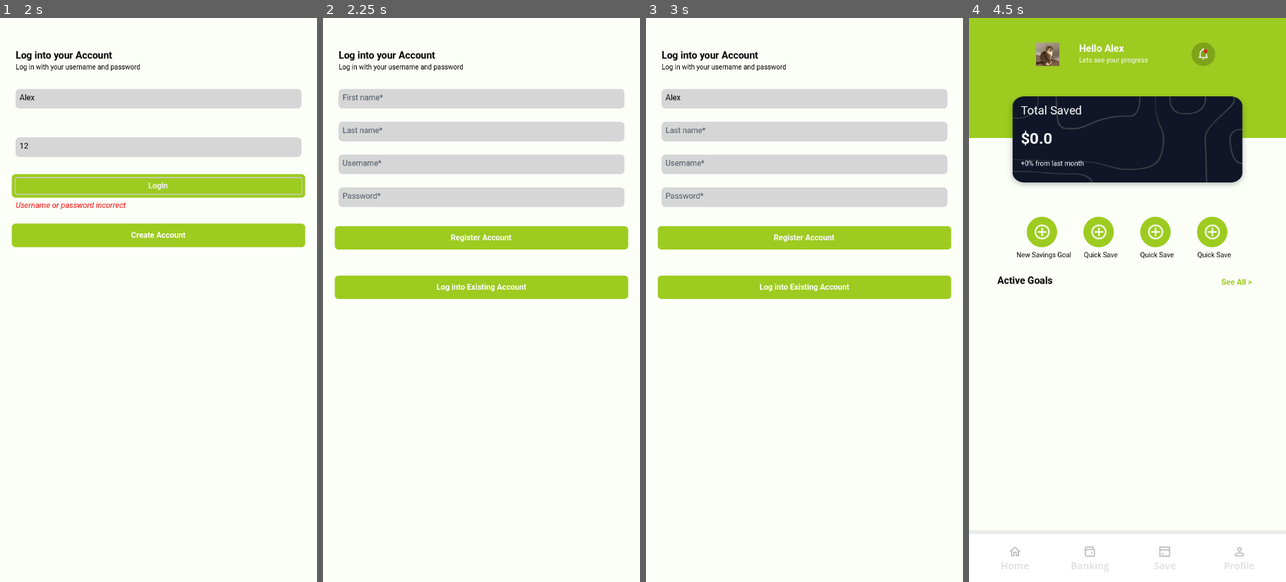
Above: before the commit, frames 1-4 (left to right).
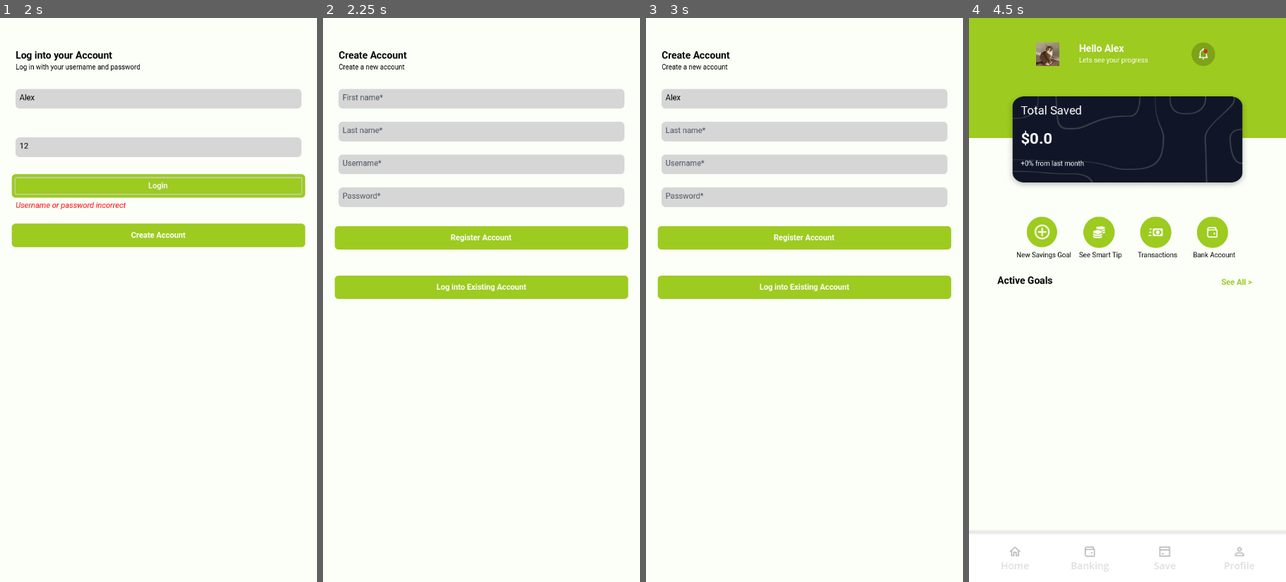
Above: after the commit, the same moments.

Repository: JUB-Yoush/4443-project
Game: Godot game, scene res://views/login.tscn
Two runs of this game, one before a commit and one after it. Both use one fixed random seed, a clock stepped at 60 frames per second and the inputs below.
Inputs (mouse positions are in pixels of both pictures, inside the frame that each line leads up to):
- Up to frame 1 (2 s): click (158, 96) at 0.52 s; type "Alex" at 0.6 s; click (158, 147) at 0.75 s; type "12" at 0.83 s; click "Login" at 1.25 s
- Up to frame 2 (2.25 s): click "Create Account" at 2 s
- Up to frame 3 (3 s): click (804, 96) at 2.77 s; type "Alex" at 2.85 s
- Up to frame 4 (4.5 s): click (1127, 130) at 3 s; type "Alex" at 3.08 s; click (1127, 164) at 3.23 s; type "Alex" at 3.32 s; click (1127, 198) at 3.52 s; type "12" at 3.6 s; click "Register Account" at 4.25 s

Frame 1 is identical in both runs. In frame 2, 0.5% of the frame differs, in the area x 4-45%, y 5-10%; in frame 3, 0.5%; in frame 4, 0.7%, in the area x 34-84%, y 35-43%.

Commit message:
done?

Diff:
--- a/new_game_project/controllers/saving_goal_maker.gd
+++ b/new_game_project/controllers/saving_goal_maker.gd
@@ -57,6 +57,7 @@
 	$%GoalNameEntry.text_changed.connect(func(value:String): goal_name = value )
 
 	$%Submit.pressed.connect(submit)
+	$%Return.pressed.connect(func(): get_tree().change_scene_to_file("res://views/home.tscn"))
 
 func change_trigger(new_trigger:SavingsType) -> void:
 	current_trigger = new_trigger
@@ -81,6 +82,7 @@
 	g.saving_type = current_trigger
 	g.freq = freq
 	g.end_date = datePickerPanel.get_date_data()
+	g.creation_date = Time.get_date_dict_from_system()
 	g.goal_amount = goal_amount
 	g.regular_savings_amount= regular_savings_amount
 	g.percentage_saved = percentage_saved
--- a/new_game_project/controllers/signup.gd
+++ b/new_game_project/controllers/signup.gd
@@ -47,7 +47,7 @@
 	if !valid_input():
 		return
 	if DBController.get_user(userName.text) != null:
-		$%RegisterError.text = "user already exists, please log in"
+		$%RegisterError.text = "username already exists, please log in"
 		return
 	var user = make_user()
 	DBController.add_user(user)
--- a/new_game_project/home.gd
+++ b/new_game_project/home.gd
@@ -7,6 +7,7 @@
 	$%SavedLabel.text = "[b]$" + str(DBController.get_logged_in_user().get_total_saved()) + "[/b]"
 	$%SeeAllButton.pressed.connect(func(): get_tree().change_scene_to_file("res://views/saving_goals_viewer.tscn"))
 	$%NewGoalButton.pressed.connect(func(): get_tree().change_scene_to_file("res://views/saving_goal_maker.tscn"))
+	$%BankAccount.pressed.connect(func(): get_tree().change_scene_to_file("res://views/linkbank.tscn"))
 	populate_goals()
 
 
--- a/new_game_project/models/goal.gd
+++ b/new_game_project/models/goal.gd
@@ -19,6 +19,7 @@
 @export var saving_type:SavingsType
 @export var freq:SavingsFreq
 @export var end_date:Dictionary
+@export var creation_date:Dictionary
 @export var goal_amount:int
 @export var regular_savings_amount:int
 @export var percentage_saved:int
--- a/new_game_project/models/linkbank.gd
+++ b/new_game_project/models/linkbank.gd
@@ -15,11 +15,11 @@
 
 @onready var bank_selected_text:RichTextLabel = $PanelContainer/MarginContainer2/VBoxContainer/RichTextLabel2
 
-var selectedBank=""; #Should change based on what the user's preference is
+var selectedBank:=""; #Should change based on what the user's preference is
 
 func _ready() -> void:
 	return_btn.pressed.connect(func(): get_tree().change_scene_to_file("res://views/home.tscn"))
-
+	selectedBank = DBController.get_logged_in_user().bank
 	#Initial check for user's existance bank preference
 	if selectedBank == "Bank of Montreal (BMO)":
 		BMO_btn.button_pressed = true
@@ -29,6 +29,7 @@
 		RBC_btn.button_pressed = true
 
 	confirm_bank_btn.pressed.connect(saving_button_select)
+	$%Return.pressed.connect(func(): get_tree().change_scene_to_file("res://views/home.tscn"))
 
 
 func saving_button_select():
@@ -41,6 +42,8 @@
 		"BMOBtn":
 			selectedBank = "Bank of Montreal (BMO)"
 
+	DBController.get_logged_in_user().bank = selectedBank
+	DBController.save()
 	bank_selected_text.text = selectedBank
 	bank_selection.visible = false
 	confirm_bank_selection.visible = true
--- a/new_game_project/models/saving_goal_details.gd
+++ b/new_game_project/models/saving_goal_details.gd
@@ -2,6 +2,7 @@
 
 @onready var return_btn:Button = $PanelContainer/MarginContainer/VBoxContainer/Button2
 var goal:Goal
+const GOAL_TYPE_MAP = ["Spending","Regular","Deposit"]
 
 func _ready() -> void:
 	goal = DBController.get_db().current_goal
@@ -14,3 +15,5 @@
 	$%DueText.text =  DBController.make_bold("Due: " + DBController.date_to_string(goal.end_date))
 	$%DaysRemaining.text = DBController.make_bold(str(DBController.get_days_between(Time.get_unix_time_from_system(),Time.get_unix_time_from_datetime_dict(goal.end_date))) + " Days Remaining")
 	$%GoalFractionAmount.text = DBController.make_bold("Goal ($): ") + str(goal.current_amount) + "/" + str(goal.goal_amount)
+	$%CreatedLabel.text = DBController.make_bold("Created: ") + DBController.date_to_string(goal.creation_date)
+	$%SavingPlanLabel.text = "[b]Saving Plan:[/b] " + GOAL_TYPE_MAP[goal.saving_type]
--- a/new_game_project/models/user.gd
+++ b/new_game_project/models/user.gd
@@ -9,6 +9,8 @@
 @export var account_creation_date:Dictionary
 
 @export var goals: Array[Goal]
+
+@export var bank:String = "Bank of Montreal (BMO)"
 
 func get_users_name():
 	return fname+" "+ lname
--- a/new_game_project/views/active_goal_widget.tscn
+++ b/new_game_project/views/active_goal_widget.tscn
@@ -2,7 +2,7 @@
 
 [ext_resource type="Theme" uid="uid://b8o6p1tkrcyh8" path="res://assets/themes/mainScreen.tres" id="1_5q0xn"]
 [ext_resource type="Script" uid="uid://cajprugp8cum0" path="res://controllers/active_goal_widget.gd" id="1_tad24"]
-[ext_resource type="Texture2D" uid="uid://ivq75inn0s3l" path="res://assets/ui/money.png" id="3_tad24"]
+[ext_resource type="Texture2D" uid="uid://bhse3s1xiw26b" path="res://assets/ui/icons/Calendar.png" id="3_tad24"]
 
 [sub_resource type="StyleBoxFlat" id="StyleBoxFlat_4a754"]
 bg_color = Color(0.873298, 0.873298, 0.873298, 1)
--- a/new_game_project/views/home.tscn
+++ b/new_game_project/views/home.tscn
@@ -8,8 +8,11 @@
 [ext_resource type="Texture2D" uid="uid://fc4ow5kjqkj6" path="res://assets/ui/icons/gg_add.png" id="5_n66jl"]
 [ext_resource type="Texture2D" uid="uid://jx6dkqflmh10" path="res://assets/ui/Home Card(1).png" id="5_r6kda"]
 [ext_resource type="PackedScene" uid="uid://cvq00dll7ofrn" path="res://views/navbar.tscn" id="7_pem21"]
+[ext_resource type="Texture2D" uid="uid://clt1ng8w7hf2d" path="res://assets/ui/icons/money.png" id="8_0ulm4"]
 [ext_resource type="FontFile" uid="uid://xgqmaqr2oy03" path="res://assets/fonts/roboto/Roboto-Bold.ttf" id="8_q78xp"]
+[ext_resource type="Texture2D" uid="uid://c4r56heb2bbvi" path="res://assets/ui/icons/Group 24.png" id="9_778hp"]
 [ext_resource type="StyleBox" uid="uid://dnrqj86fpdor2" path="res://assets/themes/anchor.tres" id="9_q78xp"]
+[ext_resource type="Texture2D" uid="uid://bhqmcbvc76exp" path="res://assets/ui/icons/Group 25.png" id="10_gvvui"]
 
 [node name="Home" type="Control"]
 layout_mode = 3
@@ -204,12 +207,14 @@
 layout_mode = 2
 
 [node name="TextureRect" type="TextureRect" parent="MarginContainer3/VBoxContainer/HBoxContainer2/MarginContainer2/TextureButton"]
+custom_minimum_size = Vector2(64, 64)
 layout_mode = 0
 offset_right = 40.0
 offset_bottom = 40.0
 texture = ExtResource("4_ux27p")
 
 [node name="TextureRect" type="TextureRect" parent="MarginContainer3/VBoxContainer/HBoxContainer2/MarginContainer2/TextureButton/TextureRect"]
+custom_minimum_size = Vector2(64, 64)
 layout_mode = 1
 anchors_preset = 8
 anchor_left = 0.5
@@ -222,7 +227,8 @@
 offset_bottom = 17.5
 grow_horizontal = 2
 grow_vertical = 2
-texture = ExtResource("5_n66jl")
+texture = ExtResource("8_0ulm4")
+expand_mode = 2
 
 [node name="Label5" type="RichTextLabel" parent="MarginContainer3/VBoxContainer/HBoxContainer2/MarginContainer2/TextureButton"]
 layout_mode = 0
@@ -231,7 +237,7 @@
 offset_right = 93.0
 offset_bottom = 93.0
 theme = ExtResource("2_u36bc")
-text = "Quick Save"
+text = "See Smart Tip"
 horizontal_alignment = 1
 
 [node name="MarginContainer3" type="MarginContainer" parent="MarginContainer3/VBoxContainer/HBoxContainer2"]
@@ -245,12 +251,14 @@
 layout_mode = 2
 
 [node name="TextureRect" type="TextureRect" parent="MarginContainer3/VBoxContainer/HBoxContainer2/MarginContainer3/TextureButton"]
+custom_minimum_size = Vector2(64, 64)
 layout_mode = 0
 offset_right = 40.0
 offset_bottom = 40.0
 texture = ExtResource("4_ux27p")
 
 [node name="TextureRect" type="TextureRect" parent="MarginContainer3/VBoxContainer/HBoxContainer2/MarginContainer3/TextureButton/TextureRect"]
+custom_minimum_size = Vector2(64, 64)
 layout_mode = 1
 anchors_preset = 8
 anchor_left = 0.5
@@ -263,16 +271,17 @@
 offset_bottom = 17.5
 grow_horizontal = 2
 grow_vertical = 2
-texture = ExtResource("5_n66jl")
+texture = ExtResource("9_778hp")
+expand_mode = 2
 
 [node name="Label5" type="RichTextLabel" parent="MarginContainer3/VBoxContainer/HBoxContainer2/MarginContainer3/TextureButton"]
 layout_mode = 0
-offset_left = -23.0
+offset_left = -22.0
 offset_top = 70.0
-offset_right = 92.0
+offset_right = 93.0
 offset_bottom = 93.0
 theme = ExtResource("2_u36bc")
-text = "Quick Save"
+text = "Transactions"
 horizontal_alignment = 1
 
 [node name="MarginContainer4" type="MarginContainer" parent="MarginContainer3/VBoxContainer/HBoxContainer2"]
@@ -280,18 +289,21 @@
 theme_override_constants/margin_left = 24
 theme_override_constants/margin_right = 24
 
-[node name="TextureButton" type="Button" parent="MarginContainer3/VBoxContainer/HBoxContainer2/MarginContainer4"]
+[node name="BankAccount" type="Button" parent="MarginContainer3/VBoxContainer/HBoxContainer2/MarginContainer4"]
+unique_name_in_owner = true
 self_modulate = Color(1, 1, 1, 0)
 custom_minimum_size = Vector2(64, 64)
 layout_mode = 2
 
-[node name="TextureRect" type="TextureRect" parent="MarginContainer3/VBoxContainer/HBoxContainer2/MarginContainer4/TextureButton"]
+[node name="TextureRect" type="TextureRect" parent="MarginContainer3/VBoxContainer/HBoxContainer2/MarginContainer4/BankAccount"]
+custom_minimum_size = Vector2(64, 64)
 layout_mode = 0
 offset_right = 40.0
 offset_bottom = 40.0
 texture = ExtResource("4_ux27p")
 
-[node name="TextureRect" type="TextureRect" parent="MarginContainer3/VBoxContainer/HBoxContainer2/MarginContainer4/TextureButton/TextureRect"]
+[node name="TextureRect" type="TextureRect" parent="MarginContainer3/VBoxContainer/HBoxContainer2/MarginContainer4/BankAccount/TextureRect"]
+custom_minimum_size = Vector2(64, 64)
 layout_mode = 1
 anchors_preset = 8
 anchor_left = 0.5
@@ -304,16 +316,17 @@
 offset_bottom = 17.5
 grow_horizontal = 2
 grow_vertical = 2
-texture = ExtResource("5_n66jl")
-
-[node name="Label5" type="RichTextLabel" parent="MarginContainer3/VBoxContainer/HBoxContainer2/MarginContainer4/TextureButton"]
+texture = ExtResource("10_gvvui")
+expand_mode = 2
+
+[node name="Label5" type="RichTextLabel" parent="MarginContainer3/VBoxContainer/HBoxContainer2/MarginContainer4/BankAccount"]
 layout_mode = 0
 offset_left = -22.0
 offset_top = 70.0
 offset_right = 93.0
 offset_bottom = 93.0
 theme = ExtResource("2_u36bc")
-text = "Quick Save"
+text = "Bank Account"
 horizontal_alignment = 1
 
 [node name="MarginContainer2" type="MarginContainer" parent="MarginContainer3/VBoxContainer"]
--- a/new_game_project/views/linkbank.tscn
+++ b/new_game_project/views/linkbank.tscn
@@ -332,5 +332,14 @@
 custom_minimum_size = Vector2(0, 150)
 layout_mode = 2
 
+[node name="Return" type="Button" parent="PanelContainer/MarginContainer2/VBoxContainer"]
+unique_name_in_owner = true
+custom_minimum_size = Vector2(0, 60)
+layout_mode = 2
+size_flags_vertical = 8
+theme = SubResource("Theme_7ol7d")
+theme_type_variation = &"ProceedButton"
+text = "Continue"
+
 [node name="NavBar" parent="PanelContainer" instance=ExtResource("5_7ol7d")]
 layout_mode = 2
--- a/new_game_project/views/saving_goal_details.tscn
+++ b/new_game_project/views/saving_goal_details.tscn
@@ -109,7 +109,8 @@
 layout_mode = 2
 size_flags_vertical = 3
 
-[node name="RichTextLabel2" type="RichTextLabel" parent="PanelContainer/MarginContainer/VBoxContainer/PanelContainer/MarginContainer/VBoxContainer/HBoxContainer"]
+[node name="CreatedLabel" type="RichTextLabel" parent="PanelContainer/MarginContainer/VBoxContainer/PanelContainer/MarginContainer/VBoxContainer/HBoxContainer"]
+unique_name_in_owner = true
 custom_minimum_size = Vector2(0, 25)
 layout_mode = 2
 size_flags_horizontal = 3
@@ -122,7 +123,8 @@
 text = "[b]Created:[/b] MONTH DATE, YEAR"
 vertical_alignment = 1
 
-[node name="RichTextLabel3" type="RichTextLabel" parent="PanelContainer/MarginContainer/VBoxContainer/PanelContainer/MarginContainer/VBoxContainer/HBoxContainer"]
+[node name="SavingPlanLabel" type="RichTextLabel" parent="PanelContainer/MarginContainer/VBoxContainer/PanelContainer/MarginContainer/VBoxContainer/HBoxContainer"]
+unique_name_in_owner = true
 custom_minimum_size = Vector2(0, 25)
 layout_mode = 2
 size_flags_horizontal = 3
--- a/new_game_project/views/saving_goal_maker.tscn
+++ b/new_game_project/views/saving_goal_maker.tscn
@@ -47,7 +47,61 @@
 layout_mode = 2
 size_flags_vertical = 0
 
+[node name="Return" type="Button" parent="PanelContainer/MarginContainer/VBoxContainer"]
+unique_name_in_owner = true
+self_modulate = Color(1, 1, 1, 0)
+clip_contents = true
+custom_minimum_size = Vector2(0, 55)
+layout_mode = 2
+
+[node name="Header" type="HBoxContainer" parent="PanelContainer/MarginContainer/VBoxContainer/Return"]
+layout_mode = 2
+offset_right = 608.0
+offset_bottom = 54.0
+mouse_filter = 2
+
+[node name="TextureRect" type="TextureRect" parent="PanelContainer/MarginContainer/VBoxContainer/Return/Header"]
+layout_mode = 2
+mouse_filter = 2
+texture = ExtResource("2_toj3i")
+expand_mode = 3
+stretch_mode = 5
+
+[node name="Spacer" type="Control" parent="PanelContainer/MarginContainer/VBoxContainer/Return/Header"]
+custom_minimum_size = Vector2(15, 0)
+layout_mode = 2
+mouse_filter = 2
+
+[node name="VBoxContainer" type="VBoxContainer" parent="PanelContainer/MarginContainer/VBoxContainer/Return/Header"]
+layout_mode = 2
+size_flags_horizontal = 3
+mouse_filter = 2
+
+[node name="RichTextLabel" type="RichTextLabel" parent="PanelContainer/MarginContainer/VBoxContainer/Return/Header/VBoxContainer"]
+custom_minimum_size = Vector2(100, 25)
+layout_mode = 2
+size_flags_vertical = 3
+mouse_filter = 2
+theme = ExtResource("1_8fir6")
+theme_override_colors/default_color = Color(1, 1, 1, 1)
+bbcode_enabled = true
+text = "[b]Create Active Saving Goals[/b]"
+vertical_alignment = 1
+
+[node name="RichTextLabel2" type="RichTextLabel" parent="PanelContainer/MarginContainer/VBoxContainer/Return/Header/VBoxContainer"]
+custom_minimum_size = Vector2(0, 25)
+layout_mode = 2
+size_flags_vertical = 3
+mouse_filter = 2
+theme = ExtResource("1_8fir6")
+theme_type_variation = &"GreyText"
+theme_override_colors/default_color = Color(1, 1, 1, 1)
+bbcode_enabled = true
+text = "Make new active savings goal"
+vertical_alignment = 1
+
 [node name="Header" type="HBoxContainer" parent="PanelContainer/MarginContainer/VBoxContainer"]
+visible = false
 layout_mode = 2
 
 [node name="TextureRect" type="TextureRect" parent="PanelContainer/MarginContainer/VBoxContainer/Header"]
--- a/new_game_project/views/signup.tscn
+++ b/new_game_project/views/signup.tscn
@@ -2,9 +2,9 @@
 
 [ext_resource type="Script" uid="uid://cvrkmgd1artk4" path="res://controllers/signup.gd" id="1_8iu7o"]
 [ext_resource type="Theme" uid="uid://b8o6p1tkrcyh8" path="res://assets/themes/mainScreen.tres" id="2_c7nhb"]
-[ext_resource type="FontFile" uid="uid://dmv47mdya5kj5" path="res://assets/fonts/Roboto/Roboto-Regular.ttf" id="3_i1rk7"]
-[ext_resource type="FontFile" uid="uid://d0ufi8aatsqjn" path="res://assets/fonts/Roboto/Roboto-Italic.ttf" id="4_356c8"]
-[ext_resource type="FontFile" uid="uid://xgqmaqr2oy03" path="res://assets/fonts/Roboto/Roboto-Bold.ttf" id="5_1tb6r"]
+[ext_resource type="FontFile" uid="uid://dmv47mdya5kj5" path="res://assets/fonts/roboto/Roboto-Regular.ttf" id="3_i1rk7"]
+[ext_resource type="FontFile" uid="uid://d0ufi8aatsqjn" path="res://assets/fonts/roboto/Roboto-Italic.ttf" id="4_356c8"]
+[ext_resource type="FontFile" uid="uid://xgqmaqr2oy03" path="res://assets/fonts/roboto/Roboto-Bold.ttf" id="5_1tb6r"]
 [ext_resource type="StyleBox" uid="uid://dr1t3k8nlou4c" path="res://assets/themes/green_button.tres" id="6_mba3y"]
 
 [sub_resource type="StyleBoxFlat" id="StyleBoxFlat_g77um"]
@@ -43,14 +43,14 @@
 layout_mode = 2
 theme = ExtResource("2_c7nhb")
 bbcode_enabled = true
-text = "[b]Log into your Account[/b]"
+text = "[b]Create Account[/b]"
 fit_content = true
 
 [node name="Label2" type="RichTextLabel" parent="MarginContainer/VBoxContainer"]
 layout_mode = 2
 theme = ExtResource("2_c7nhb")
 bbcode_enabled = true
-text = "Log in with your username and password
+text = "Create a new account
 "
 fit_content = true
 
Binary file added: new_game_project/assets/ui/icons/Group 24.png
Not shown, added: new_game_project/assets/ui/icons/Group 24.png.import
Binary file added: new_game_project/assets/ui/icons/Group 25.png
Not shown, added: new_game_project/assets/ui/icons/Group 25.png.import
Renamed: new_game_project/assets/ui/money.png -> new_game_project/assets/ui/icons/money.png
Not shown, added: new_game_project/assets/ui/icons/money.png.import
Not shown: 1 places in new_game_project/views/home.tscn that only renumber resources
